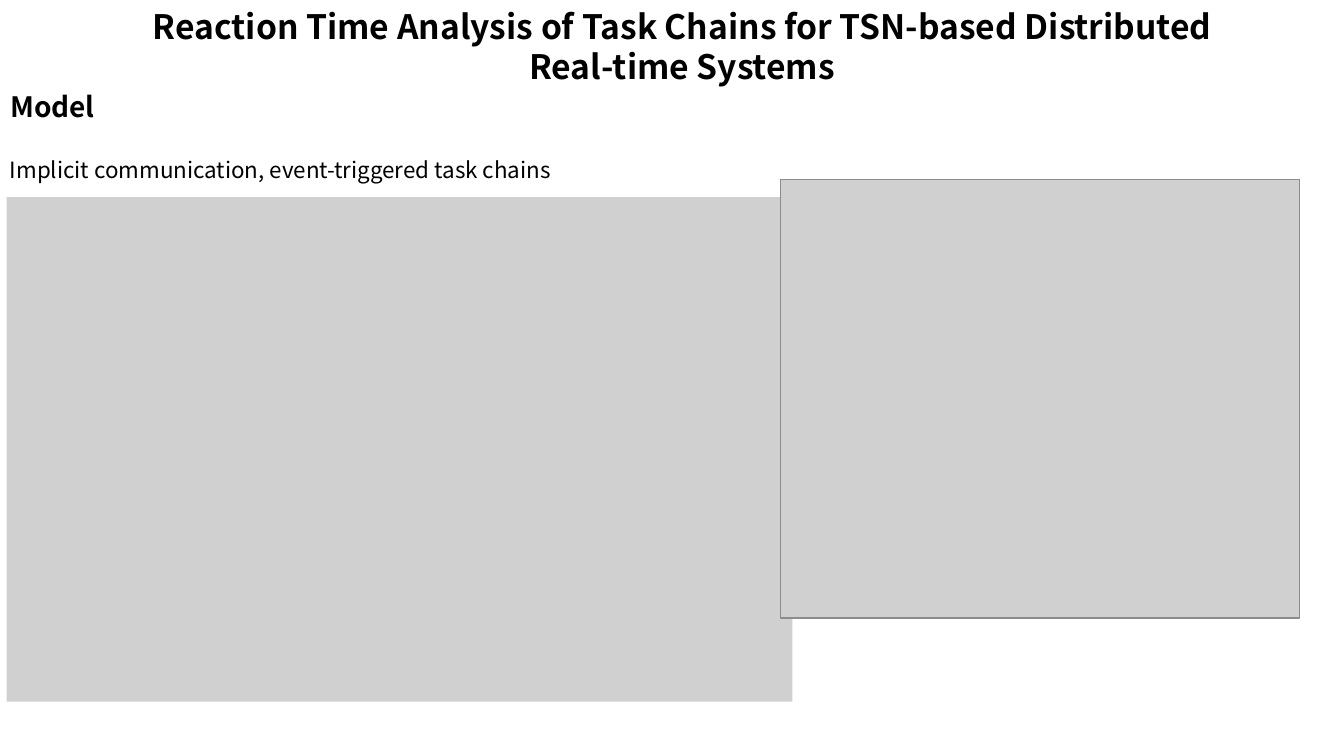
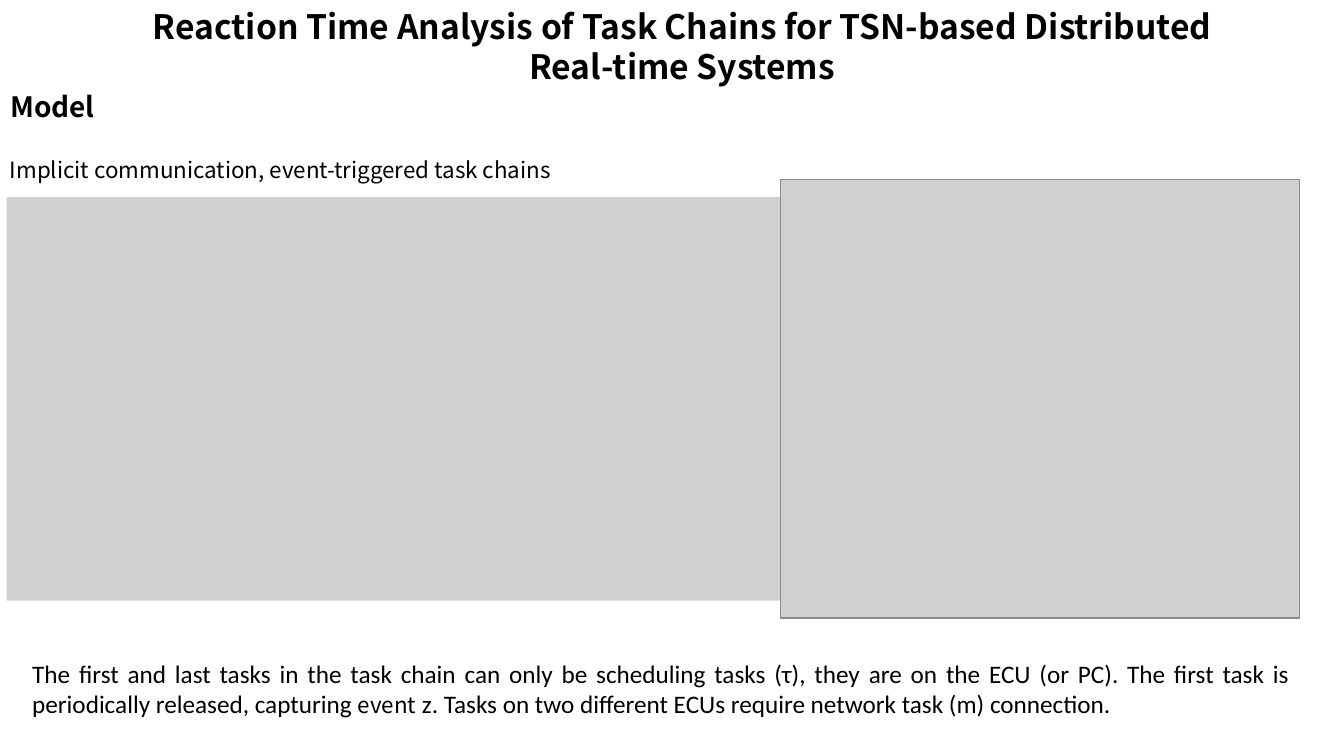
Before and after one commit to wsm6636/note, a slide deck: slide 7 of 06-ppt/RTS-Turin-Class/0423.pptx. Drawn at 1344x756 pixels with LibreOffice and Linux fonts; fonts in the diff are those of the drawing; grey boxes stand for pictures. Boxes give left, top, right and bottom in pixels: in the first picture for what was removed or moved away, otherwise in the second. Text is boxed around its words. In the diff, an @@ line names an element or a change of style, - is before the commit and + after.

```diff
--- a/06-ppt/RTS-Turin-Class/0423.pptx
+++ b/06-ppt/RTS-Turin-Class/0423.pptx
@@ picture: place and size @@
-picture at [7, 198, 792, 703]
+picture at [7, 198, 792, 601]
@@ text added at [32, 664, 1289, 718], 18 pt, text #000000 @@
+The first and last tasks in the task chain can only be scheduling tasks (τ), they are on the ECU (or PC). The first task is periodically released, capturing event z. Tasks on two different ECUs require network task (m) connection.
```
Also in this commit, not shown: 6 other slides changed, 7 other files.
